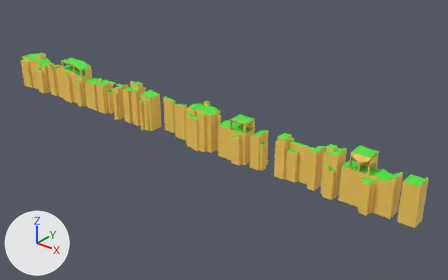
The FBX model Assets/Models/LevelModels/GameProjectMap1.fbx, before and after one commit.
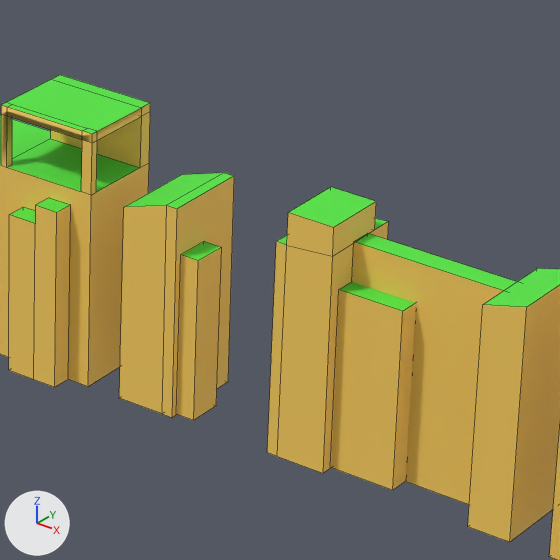
Old and new are each drawn whole from a camera (50 mm lens) standing at (350.7, -228.6, 149.6) and looking at (160.3, 9.4, 2.1) and again close up on the part from 51% to 72% of the width and 36% to 69% of the height. Arrows for +X, +Y and +Z are at lower left; the lights stay in place. The close-ups show mesh edges as thin lines. Where no turn or scale is listed for an object, it has been applied to the vertices.

Script lines for the objects in view, before the commit:
```python
me_cube_027 = bpy.data.meshes.new('Cube.027')
me_cube_027.from_pydata(...)  # 18 vertices, 15 faces; spans x -2.8..2.7, y -4.0..4.0, z 0.0..21.9
# faces by material slot: [12, 3]
me_cube_027.materials.append(mat_material)  # yellow #fcd05f
me_cube_027.materials.append(mat_material_001)  # green #54e740
me_cube_028 = bpy.data.meshes.new('Cube.028')
me_cube_028.from_pydata([(11.7, 1.0, 0.0), (11.7, -1.0, 0.0), (-3.5, -1.0, 0.0), (-3.5, 1.0, 0.0), (11.7, 1.0, 19.5), (11.7, -1.0, 19.5), (-3.5, -1.0, 19.5), (-3.5, 1.0, 19.5)], [], [(0, 1, 2, 3), (4, 7, 6, 5), (0, 4, 5, 1), (1, 5, 6, 2), (2, 6, 7, 3), (4, 0, 3, 7)])
for i in [1]: me_cube_028.polygons[i].material_index = 1
me_cube_028.materials.append(mat_material)  # yellow #fcd05f
me_cube_028.materials.append(mat_material_001)  # green #54e740
me_cube_033 = bpy.data.meshes.new('Cube.033')
me_cube_033.from_pydata([(4.8, 1.0, 0.0), (4.8, -1.0, 0.0), (-1.2, -1.0, 0.0), (-1.2, 1.0, 0.0), (4.8, 1.0, 16.0), (4.8, -1.0, 16.0), (-1.2, -1.0, 16.0), (-1.2, 1.0, 16.0)], [], [(0, 1, 2, 3), (4, 7, 6, 5), (0, 4, 5, 1), (1, 5, 6, 2), (2, 6, 7, 3), (4, 0, 3, 7)])
for i in [1]: me_cube_033.polygons[i].material_index = 1
me_cube_033.materials.append(mat_material)  # yellow #fcd05f
me_cube_033.materials.append(mat_material_001)  # green #54e740
ob_cube_026 = bpy.data.objects.new('Cube.026', me_cube_027)
ob_cube_026.location = (205.26, 0.0, 0.0)
ob_cube_027 = bpy.data.objects.new('Cube.027', me_cube_028)
ob_cube_027.location = (211.4, 0.0, 0.0)
ob_cube_030 = bpy.data.objects.new('Cube.030', me_cube_033)
ob_cube_030.location = (209.04, -1.83, 0.0)
# also in view: 'Cube.024' at (179.9, -4.9, 8.1); 'Cube.021' at (175.7, 0.0, 11.6); 'Cube.025' at (190.3, 0.0, 9.5); 'Cube.028' at (223.4, 0.0, 10.2); 'Cube.033' at (193.8, -1.7, 7.3)
```
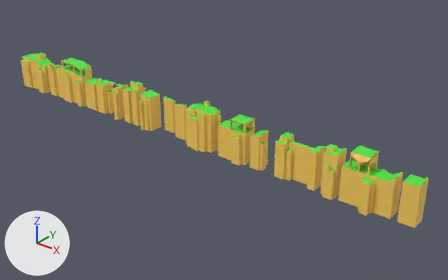
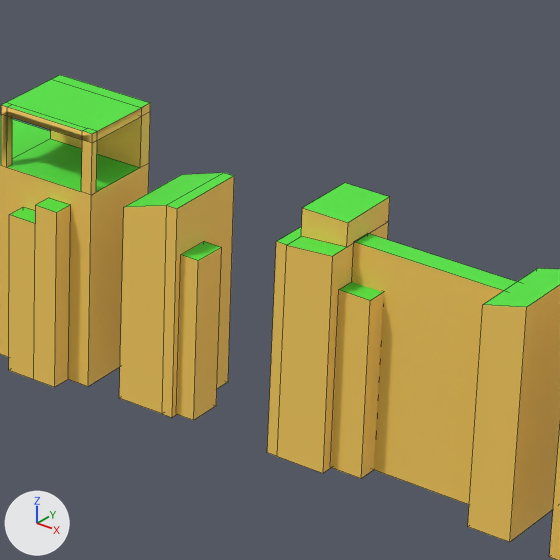
Location of each change, (x1, y1, x2, y2) in pixels of the close-ups (560 x 560 px; the box of a moved part takes in the faces that stretch with it):
'Cube.026', reshaped
    before: (267, 187, 389, 473)
    after: (267, 183, 390, 473)
'Cube.030', mesh rescaled (38% narrower)
    before: (331, 282, 416, 490)
    after: (331, 282, 383, 478)
part 1 of me_cube_027, moved or reshaped
    before: (276, 187, 389, 473)
    after: (276, 183, 390, 473)

The change in detail:
me_cube_027 is used by ob_cube_026; location (205.26, 0.0, 0.0).
me_cube_027 had 18 vertices, 15 faces and spanned x -2.8..2.7, y -4.0..4.0, z 0.0..21.9.
me_cube_027 now has 18 vertices, 15 faces and spans x -2.8..2.7, y -4.0..4.0, z 0.0..21.5.
Part 1, on me_cube_027:
2 vertices are removed from x -1.7..2.6, y -4.0, z 21.9.
6 faces are deleted.
4 vertices move from x -1.7..2.6, y 2.0, z 19.0..21.9 to x -1.7..2.6, y -2.0, z 19.0..21.5.
2 vertices are added at (2.6, 4.0, 21.5), (-1.7, 4.0, 21.5).
4 new faces join them, mat_material (yellow #fcd05f).
2 new faces join them, mat_material_001 (green #54e740).
me_cube_033 has 8 vertices, 6 faces and spans x -1.2..4.8, y -1.0..1.0, z 0.0..16.0.
me_cube_033 is used by ob_cube_030; location (209.04, -1.83, 0.0).
me_cube_033 part 2: the whole mesh is scaled about its middle by (0.495, 1, 1), then moved by (-1.5, 0.0, 0.0).
